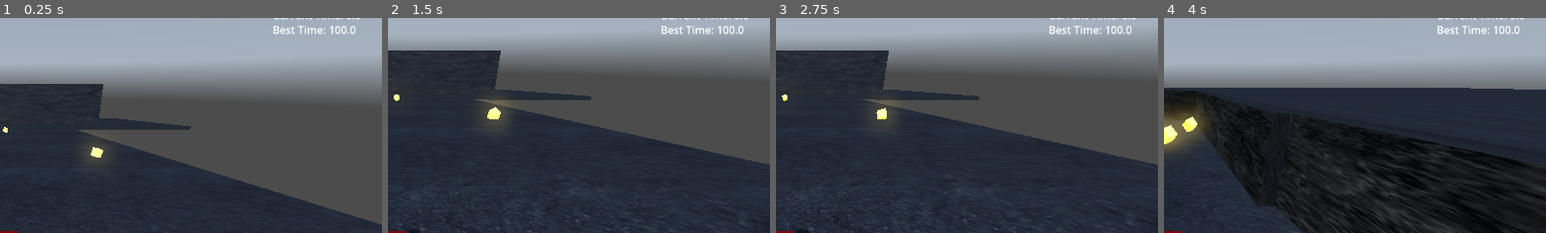
Above: before the commit, frames 1-4 (left to right).
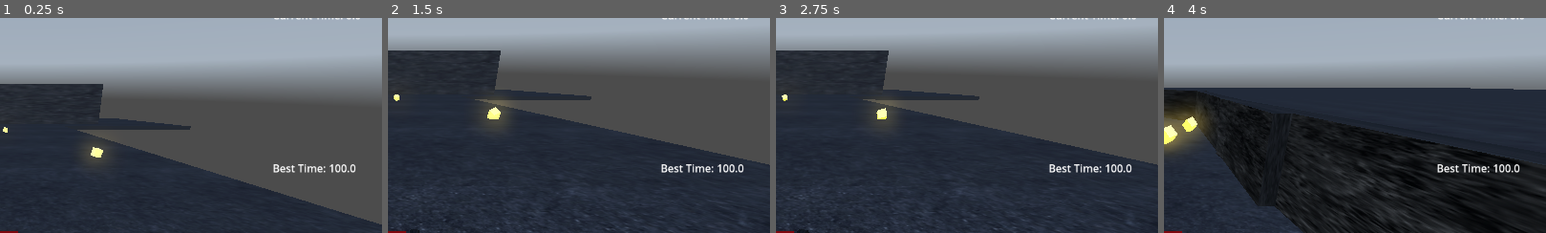
Above: after the commit, the same moments.

Repository: USERDOT1/partyRacers
Game: Godot game, scene res://test_drive_scene.tscn
The game is run twice, just before and just after one commit, with the same random seed, the same clock (stepped at 60 frames per second) and the same inputs. The engine's default icon, where the game draws it, is replaced by a stand-in: a white triangle on a blue panel in a dark square. A sky picture missing from this copy of the repository is replaced by a grey-blue gradient.
Inputs:
- Up to frame 1 (0.25 s): no input
- Up to frame 2 (1.5 s): hold D (turnRight) 0.53-1.28 s; tap S (break) at 0.6 s; hold Down (ChangeBatteryDown) from 1.28 s (still down); tap W (throttle) at 1.35 s
- Up to frame 3 (2.75 s): release Down (ChangeBatteryDown) at 2.03 s; hold D (turnRight) from 2.03 s (still down); tap S (break) at 2.1 s
- Up to frame 4 (4 s): tap Enter at 2.75 s; release D (turnRight) at 2.78 s; hold Up (ChangeBatteryUp) 2.78-3.53 s; tap W (throttle) at 2.85 s; tap R (resetKart) at 3.5 s; hold A (turnLeft) from 3.53 s (still down); tap S (break) at 3.6 s
The pictures show only the part of the screen within x 50-100%, y 3-53%; the shares and areas given below are measured in that part.

The runs differ from the first frame. In frame 1, 0.8% of the frame differs, in the area x 71-93%, y 3-72%; in frame 2, 0.8%; in frame 3, 0.8%; in frame 4, 0.8%, in the area x 71-94%, y 3-72%.

Commit message:
test commit

Diff:
--- a/hud.tscn
+++ b/hud.tscn
@@ -45,9 +45,9 @@
 [node name="BestTime" type="Label" parent="."]
 layout_mode = 1
 offset_left = 987.0
-offset_top = 22.0
+offset_top = 231.0
 offset_right = 1072.0
-offset_bottom = 45.0
+offset_bottom = 254.0
 text = "Best Time: "
 horizontal_alignment = 2
 
